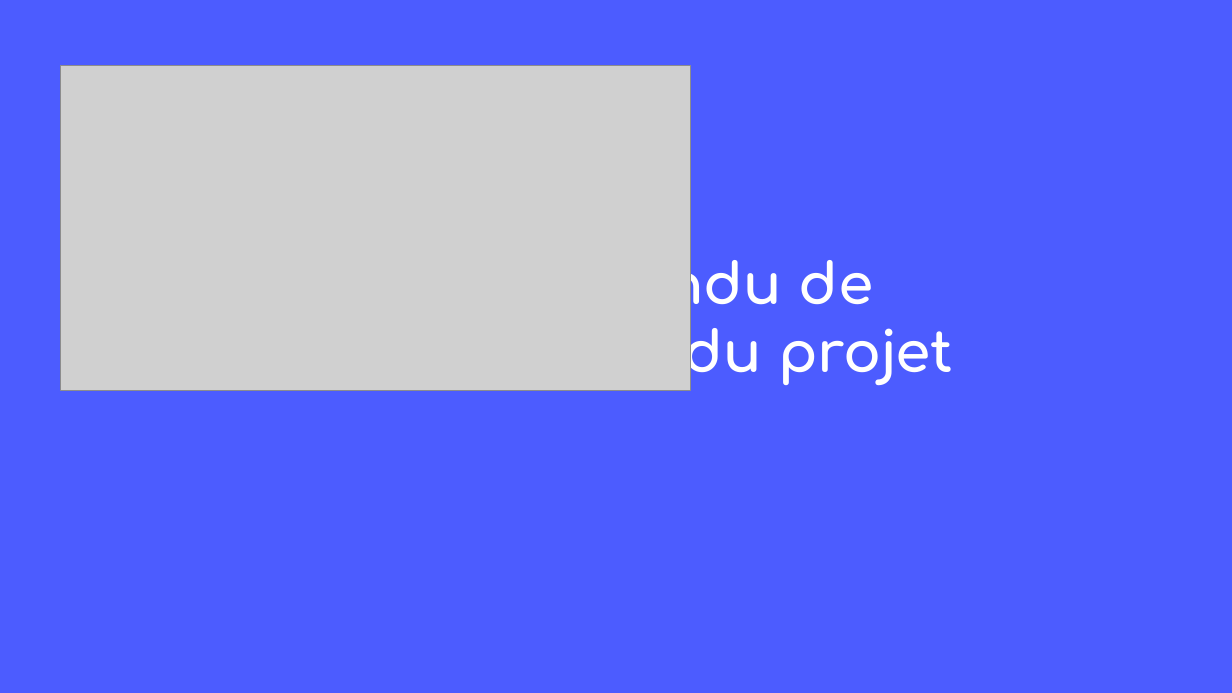
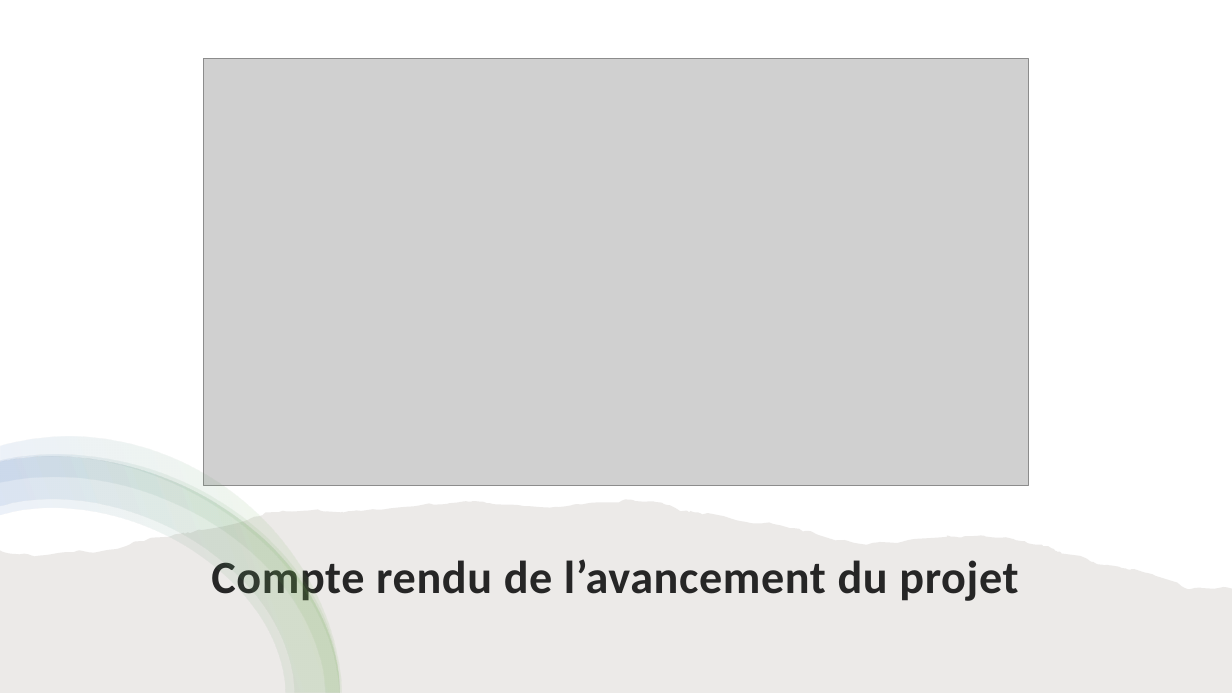
Before and after one commit to rharkor/second-tour, a slide deck: slide 1 of rendu/Réunion2/compte_rendu_presentation.pptx. Drawn at 1232x693 pixels with LibreOffice and Linux fonts; fonts in the diff are those of the drawing; grey boxes stand for pictures. Boxes give left, top, right and bottom in pixels: in the first picture for what was removed or moved away, otherwise in the second. Text is boxed around its words. In the diff, an @@ line names an element or a change of style, - is before the commit and + after.

```diff
--- a/rendu/Réunion2/compte_rendu_presentation.pptx
+++ b/rendu/Réunion2/compte_rendu_presentation.pptx
@@ background #4C5CFF to #FFFFFF @@
@@ rectangle added at (0, 0, 1232, 693), fill #FFFFFF @@
@@ group added at (978, 0, 1232, 219): 4 freeform shapes @@
@@ picture: place and size @@
-picture at (60, 65, 689, 390)
+picture at (203, 58, 1029, 485)
@@ group added at (0, 437, 341, 693): 4 freeform shapes @@
@@ freeform shape added at (0, 499, 1232, 693), fill #82766A at 15% opacity @@
@@ text "Compte rendu de l’avancement du ...": place and size @@
-text "Compte rendu de l’avancement du ..." at (605, 240, 953, 386)
+text "Compte rendu de l’avancement du ..." at (211, 559, 1018, 601)
@@ text "Compte rendu de l’avancement du ..." at (211, 559, 1018, 601): size 44 to 36 pt, font Comfortaa to Calibri, text colour #FFFFFF to #262626, letter spacing 0 to 0.5 pt; line spacing 1 to 0.9; more space between paragraphs; vertical alignment top to bottom @@
```
Also in this commit, not shown: 5 other slides changed, 4 other files.
